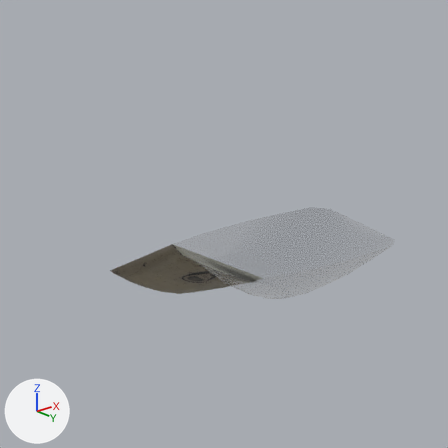
A saved change to the Blender file Beleuchtung/Lampen/blender/SR_100.blend.
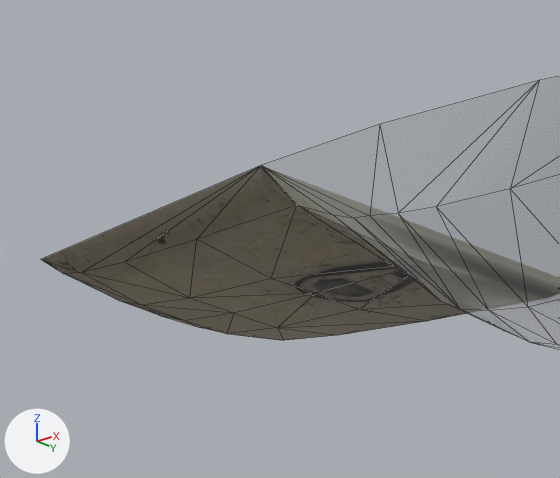
Each version is shown from the file's camera 'Camera', then close up on the part from 22% to 57% of the width and 44% to 74% of the height. The lights are fixed; the arrows at lower left show +X, +Y and +Z. The close-ups show mesh edges as thin lines. The same objects are shown in both versions, whatever each file hides.

Names of what the first close-up shows: 'BezierCurve.004'.
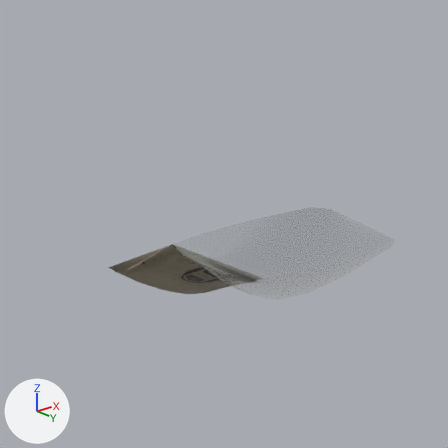
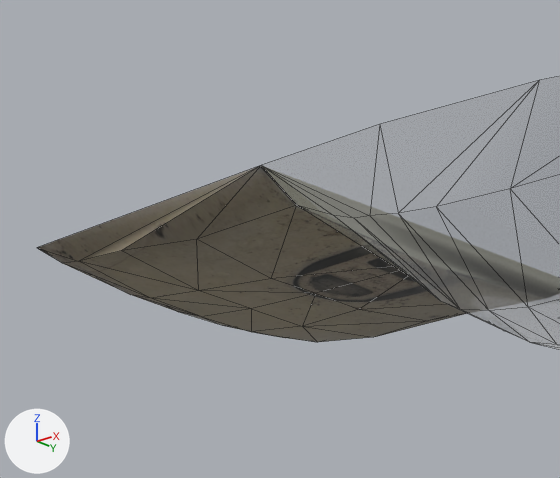
Location of each change, [x1, y1, x2, y2] in pixels of the close-ups (560 x 478 px; the box of a moved part takes in the faces that stretch with it):
'BezierCurve.004', reshaped, shading changed, surface changed: before [41, 76, 560, 349]; after [37, 76, 560, 349]
part 1 of me_mesh_005, moved or reshaped: before [41, 166, 426, 340]; after [37, 166, 463, 342]
part 2 of me_mesh_005, shading changed: [197, 76, 560, 349] in both
part 3 of me_mesh_005, surface changed: [271, 205, 445, 309] in both

The change, as a list of edits to the scene's bpy script:
```text
Change me_mesh_005:
    used by ob_beziercurve_004; location = (-0.0691, 0.0, -0.1942); rotation_euler = (0.0, 0.0, -1.571), in degrees (0, 0, -90)
    remove me_mesh_005.from_pydata(...)  # 111 vertices, 204 faces; spans x -0.169..0.169, y 0.161..0.776, z 0.004..0.106
    add me_mesh_005.from_pydata(...)  # 111 vertices, 204 faces; spans x -0.169..0.169, y 0.177..0.776, z 0.004..0.106
    me_mesh_005 part 1: all 20 vertices in x -0.106..0.106, y 0.161..0.233, z 0.081..0.106 are scaled about their middle by (1.18, 1, 1), then moved by (0.0, 0.015, 0.0)
    me_mesh_005 part 2: edges marked sharp go from 22 to 24
    me_mesh_005 part 3: texture (UV) coordinates of 3 of 204 faces, centred in x -0.055..0.055, y 0.334..0.365, z 0.08..0.083, changed; they spanned u 0.4..0.61, v 0.44..0.44 and now span u 0.5..0.5, v 0.44..0.44
```
